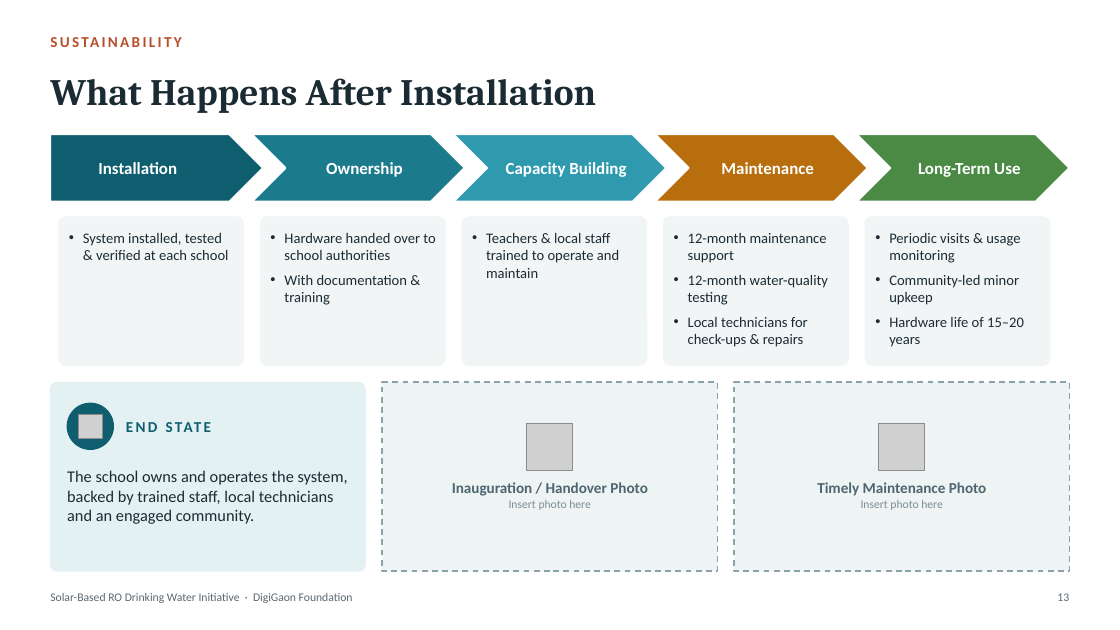
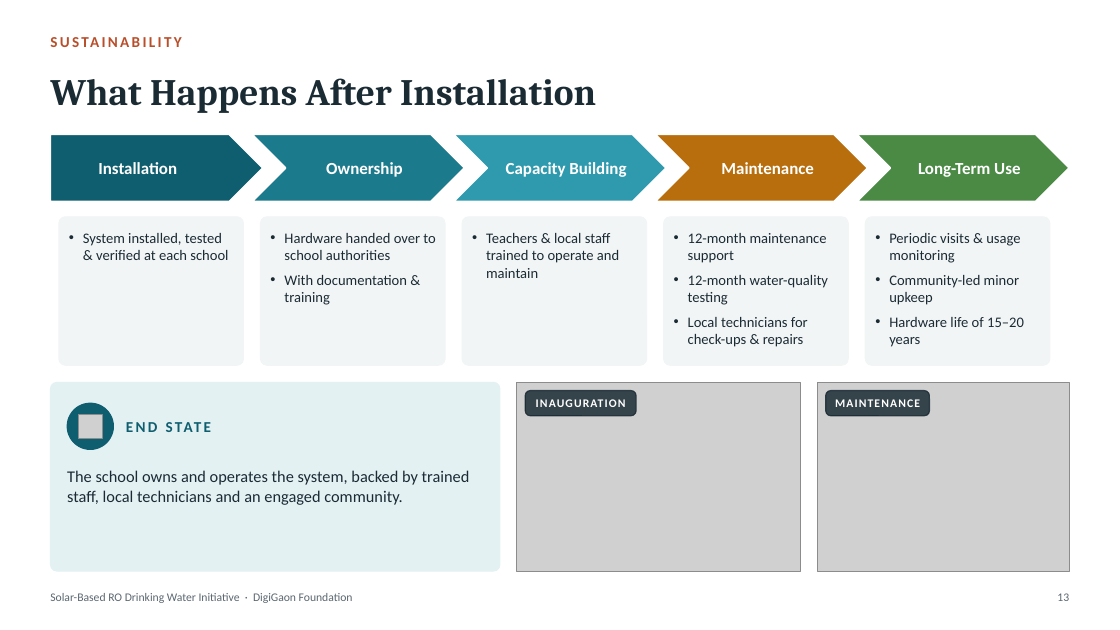
Before and after one commit to Harshtiwari940/Harshtiwari940, a slide deck: slide 13 of presentations/Solar_RO_Implementation_Overview.pptx. Drawn at 1120x630 pixels with LibreOffice and Linux fonts; fonts in the diff are those of the drawing; grey boxes stand for pictures. Boxes give left, top, right and bottom in pixels: in the first picture for what was removed or moved away, otherwise in the second. Text is boxed around its words. In the diff, an @@ line names an element or a change of style, - is before the commit and + after.

```diff
--- a/presentations/Solar_RO_Implementation_Overview.pptx
+++ b/presentations/Solar_RO_Implementation_Overview.pptx
@@ rounded rectangle: place and size @@
-rounded rectangle at <box>50,382,365,571</box>
+rounded rectangle at <box>50,382,500,571</box>
@@ rectangle removed at <box>382,382,718,571</box> @@
@@ picture added at <box>517,382,801,571</box> @@
@@ rectangle removed at <box>734,382,1070,571</box> @@
@@ picture added at <box>818,382,1070,571</box> @@
@@ text "INAUGURATION" at <box>536,399,626,407</box>: vertical alignment top to middle @@
@@ rounded rectangle added at <box>525,391,636,416</box>, fill #1B2B34 at 85% opacity, outline #1B2B34 1 pt @@
@@ text at <box>536,399,626,407</box>: text changed; size 13 to 10 pt; text colour #4E6670 to #FFFFFF @@
-Inauguration / Handover Photo
-Insert photo here
+INAUGURATION
@@ text "MAINTENANCE" at <box>835,399,920,407</box>: vertical alignment top to middle @@
@@ rounded rectangle added at <box>826,391,930,416</box>, fill #1B2B34 at 85% opacity, outline #1B2B34 1 pt @@
@@ text at <box>835,399,920,407</box>: text changed; size 13 to 10 pt; text colour #4E6670 to #FFFFFF @@
-Timely Maintenance Photo
-Insert photo here
+MAINTENANCE
@@ picture removed at <box>527,423,573,470</box> @@
@@ picture removed at <box>879,423,925,470</box> @@
@@ text "The school owns and operates ..." rewrapped from <box>67,470,348,524</box> to <box>67,470,470,505</box> @@
```
Also in this commit, not shown: 4 other slides changed.
